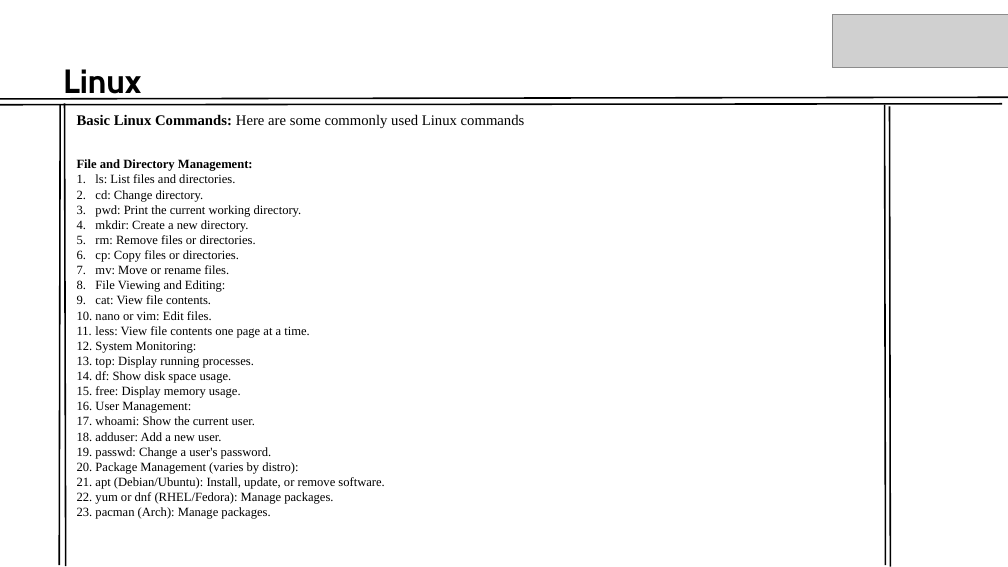
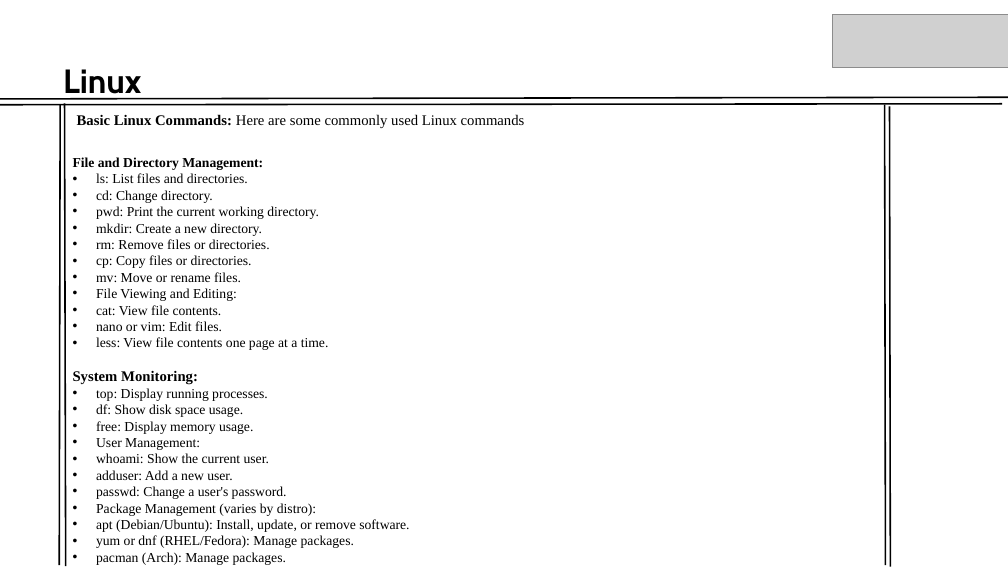
Before and after one commit to keshav-xenon/linux-task, a slide deck: slide 19 of module 3.pptx. Drawn at 1008x567 pixels with LibreOffice and Linux fonts; fonts in the diff are those of the drawing; grey boxes stand for pictures. Boxes give left, top, right and bottom in pixels: in the first picture for what was removed or moved away, otherwise in the second. Text is boxed around its words. In the diff, an @@ line names an element or a change of style, - is before the commit and + after.

```diff
--- a/module 3.pptx
+++ b/module 3.pptx
@@ text "File and Directory Management:" at bbox=[73, 157, 409, 565]: size 12 to 13 pt; size 12 to 14 pt, bold on in "System Monitoring:"; bullet 1. to •; bullet 1. to none @@
```
Also in this commit, not shown: 8 other slides changed.
